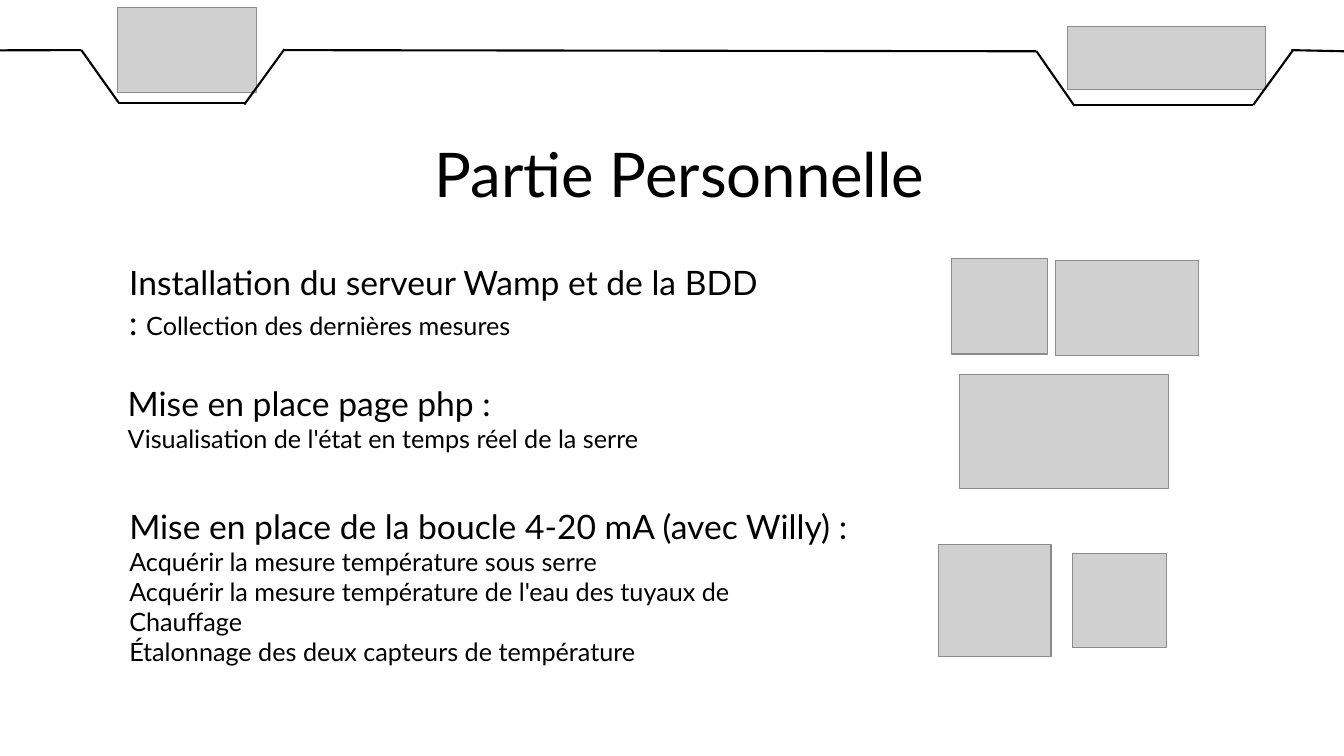
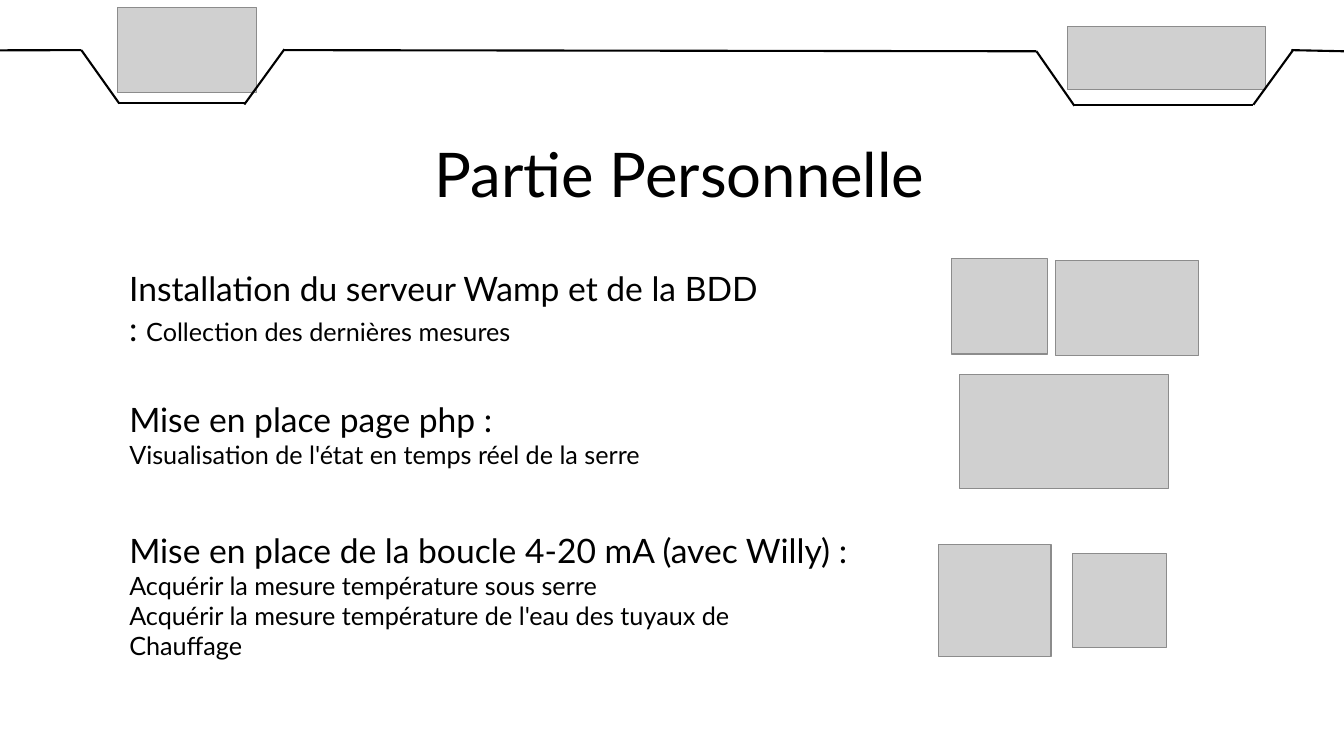
Before and after one commit to DylanChe/SupervisionSerre, a slide deck: slide 4 of oral_projet/diaporama_revue_1_samuel.pptx. Drawn at 1344x756 pixels with LibreOffice and Linux fonts; fonts in the diff are those of the drawing; grey boxes stand for pictures. Boxes give left, top, right and bottom in pixels: in the first picture for what was removed or moved away, otherwise in the second. Text is boxed around its words. In the diff, an @@ line names an element or a change of style, - is before the commit and + after.

```diff
--- a/oral_projet/diaporama_revue_1_samuel.pptx
+++ b/oral_projet/diaporama_revue_1_samuel.pptx
@@ text "Installation du serveur Wamp et ...": place and size @@
-text "Installation du serveur Wamp et ..." at (129, 270, 758, 336)
+text "Installation du serveur Wamp et ..." at (129, 276, 758, 342)
@@ text "Mise en place page php ...": place and size @@
-text "Mise en place page php ..." at (128, 391, 638, 452)
+text "Mise en place page php ..." at (129, 407, 639, 469)
@@ text "Mise en place de la ...": place and size @@
-text "Mise en place de la ..." at (129, 513, 830, 666)
+text "Mise en place de la ..." at (129, 537, 830, 660)
@@ text at (129, 640, 636, 666): paragraph removed @@
-Étalonnage des deux capteurs de température
```
Also in this commit, not shown: 1 other file.
